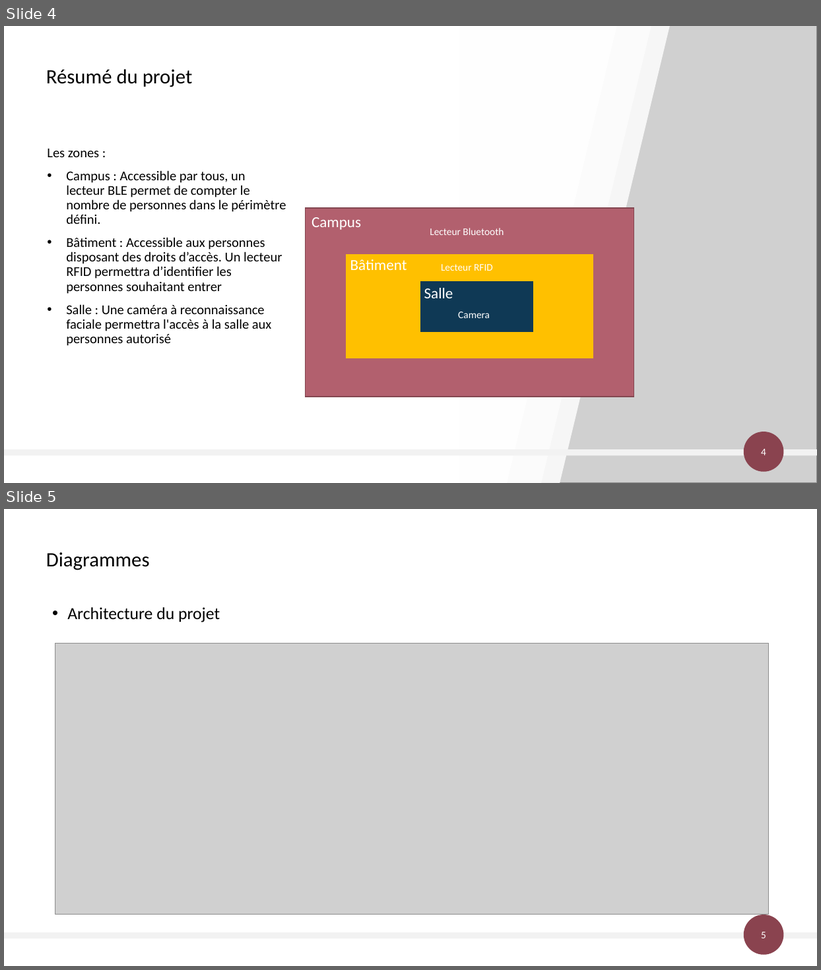
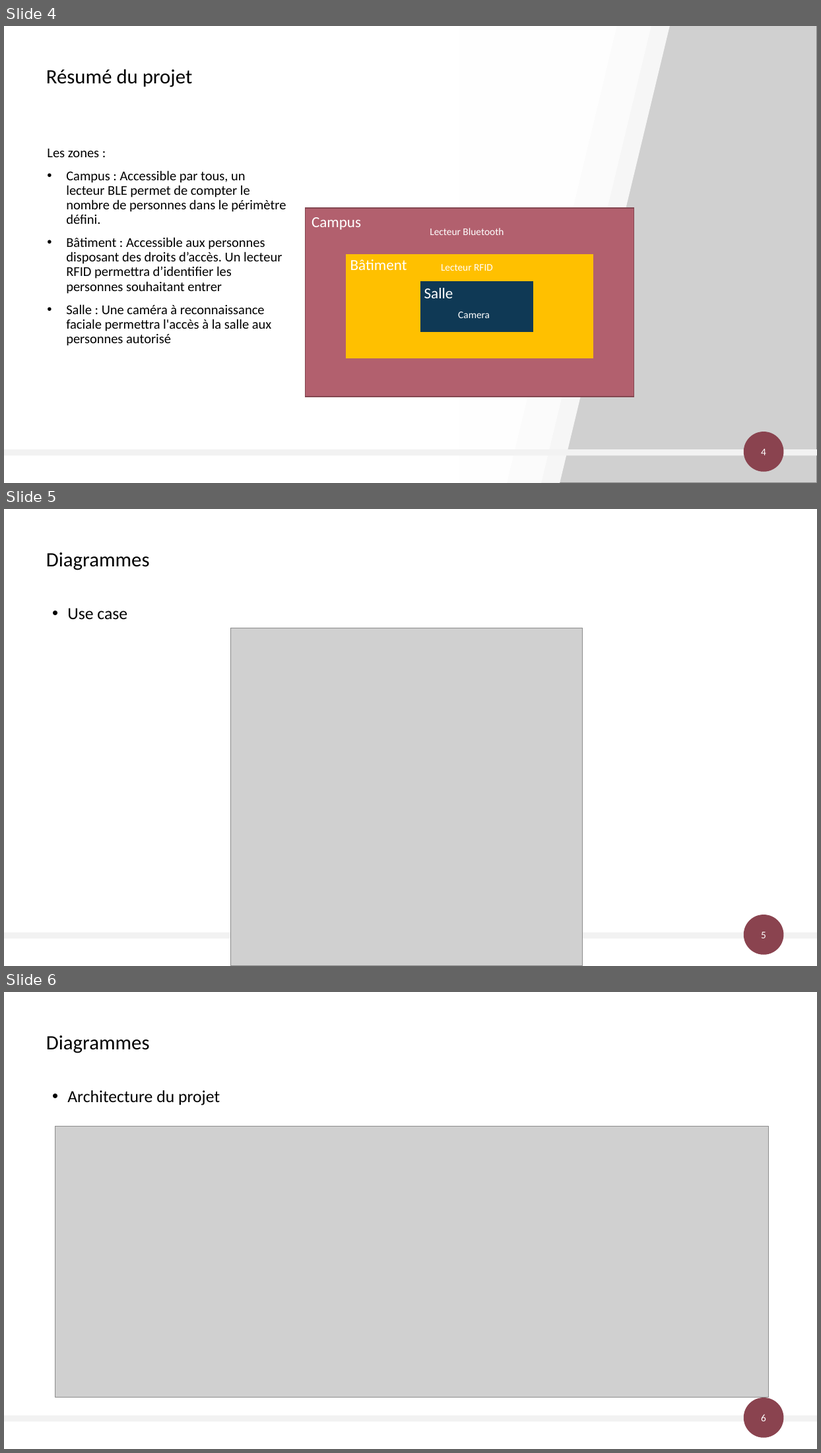
Before and after one commit to AlexandreSaxemard/GestionAccesBatiment, a slide deck: Docs/Gestion des accès au bâtiment.pptx. Shown one above the other, each under a label of ours: slides 4 and 5 before the commit, slides 4, 5 and 6 after it. The pictures are 821x970 and 821x1453 pixels, drawn with LibreOffice and Linux fonts; fonts in the diff are those of the drawing; grey boxes stand for pictures. Boxes give left, top, right and bottom in pixels: in the first picture for what was removed or moved away, otherwise in the second. Text is boxed around its words. In the diff, an @@ line names an element or a change of style, - is before the commit and + after.

```diff
--- a/Docs/Gestion des accès au bâtiment.pptx
+++ b/Docs/Gestion des accès au bâtiment.pptx
@@ slide 5 added at [4, 509, 817, 966], background #FFFFFF; not listed: 3 template elements that a slide beside it also shows @@
@@ title added at [46, 553, 150, 570], 24 pt, text #000000 @@
+Diagrammes
@@ text added at [67, 608, 127, 620], 20 pt, text #000000 @@
+• Use case
@@ picture added at [231, 628, 583, 966] @@
@@ what was slide 5 is now slide 6 @@
@@ page number at [761, 1414, 766, 1422]: text changed @@
-5
+6
```
Also in this commit, not shown: 6 slides changed, 1 other slide added, 3 slides removed.
